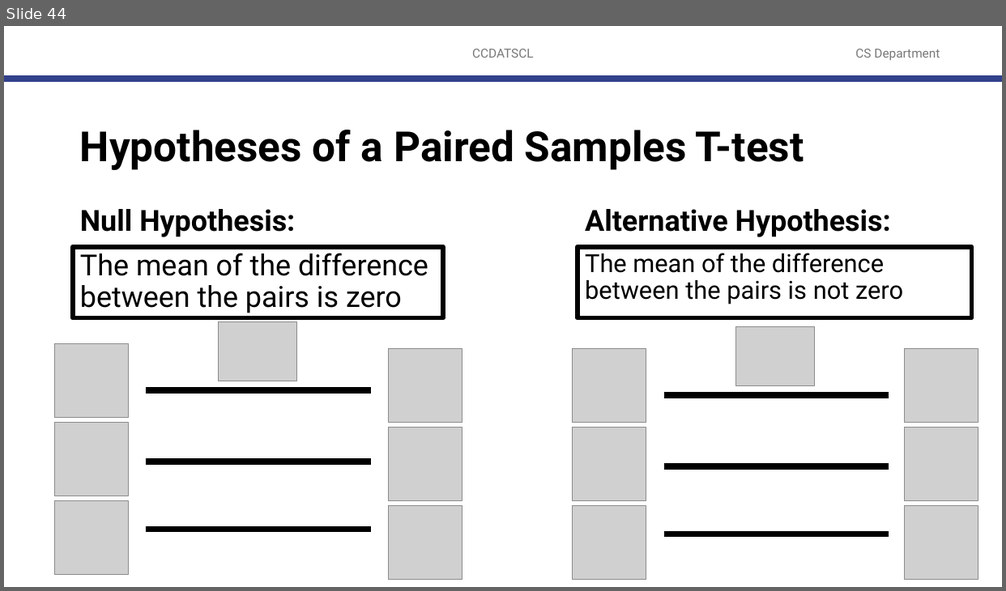
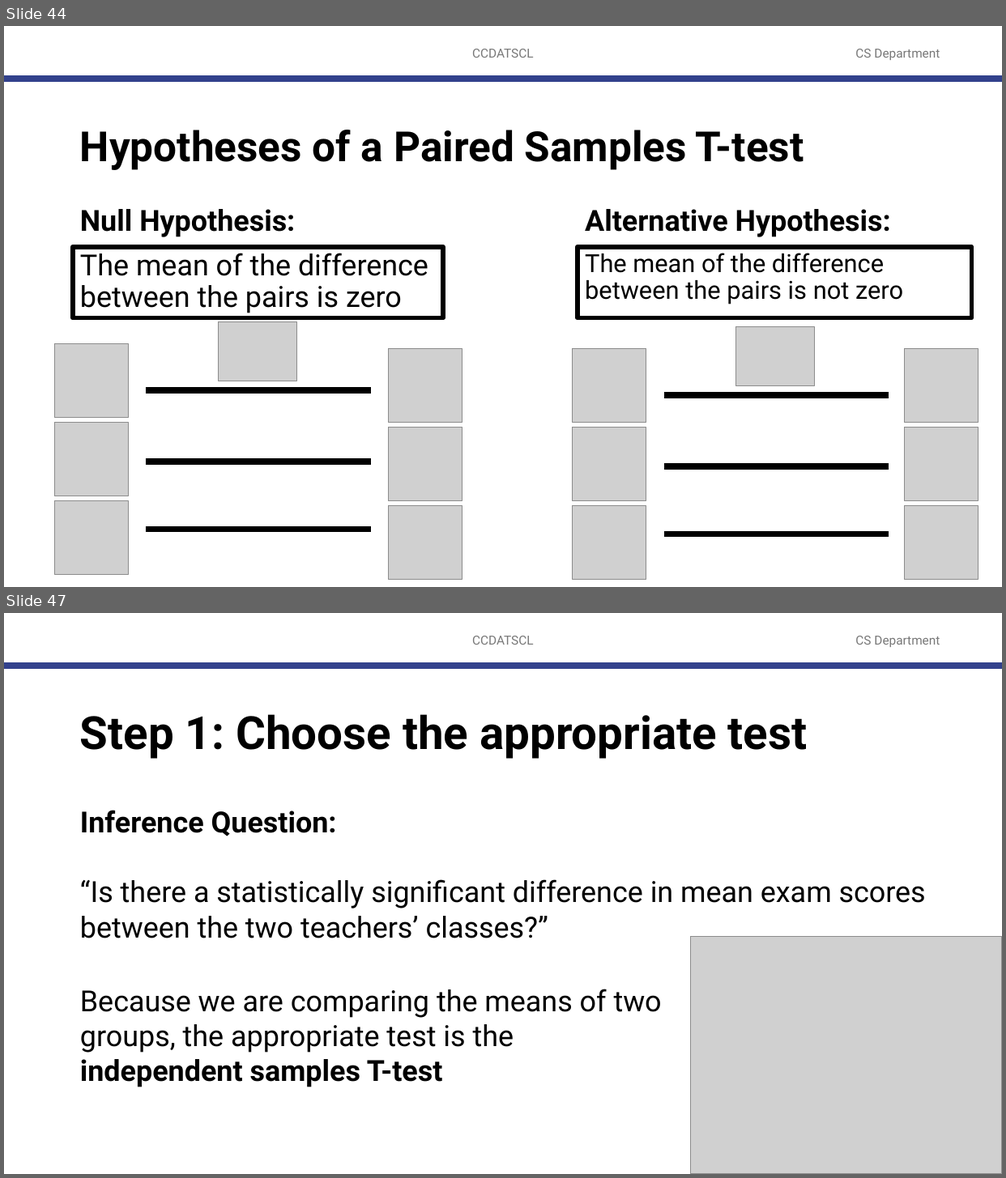
Before and after one commit to robitussin/CCDATS1L, a slide deck: 10 - Statistical Inference Tests/T-test.pptx. Shown one above the other, each under a label of ours: slide 44 before the commit, slides 44 and 47 after it; the slides between them are not shown. The pictures are 1006x591 and 1006x1178 pixels, drawn with LibreOffice and Linux fonts; fonts in the diff are those of the drawing; grey boxes stand for pictures; background and template pictures are left out. Boxes give left, top, right and bottom in pixels: in the first picture for what was removed or moved away, otherwise in the second. Text is boxed around its words. In the diff, an @@ line names an element or a change of style, - is before the commit and + after.

```diff
--- a/10 - Statistical Inference Tests/T-test.pptx
+++ b/10 - Statistical Inference Tests/T-test.pptx
@@ slide 47 added at [4,613,1002,1174], background #FFFFFF; not listed: 3 template elements that a slide beside it also shows @@
@@ title added at [80,714,808,759], 44 pt, text #000000, bold @@
+Step 1: Choose the appropriate test
@@ text added at [80,810,926,939], 28 pt, text #000000 @@
+Inference Question:
+“Is there a statistically significant difference in mean exam scores between the two teachers’ classes?”
@@ picture added at [691,936,1002,1174] @@
@@ text added at [80,989,662,1088], 28 pt, text #000000 @@
+Because we are comparing the means of two groups, the appropriate test is the independent samples T-test
```
Also in this commit, not shown: 17 other slides added.
